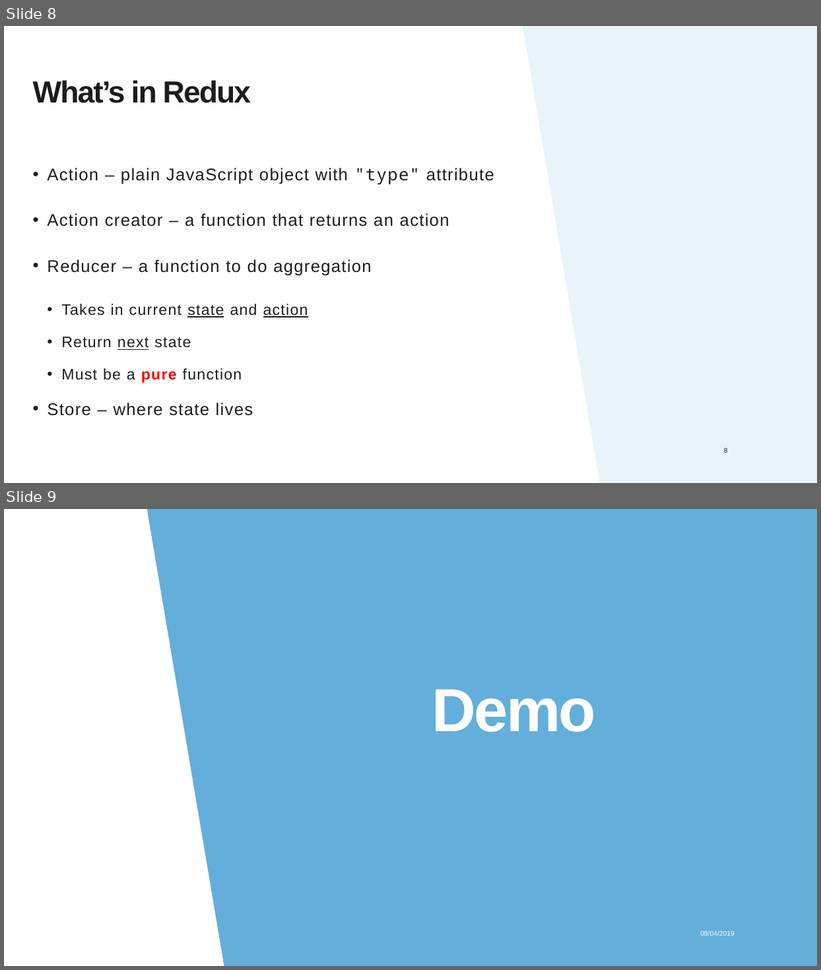
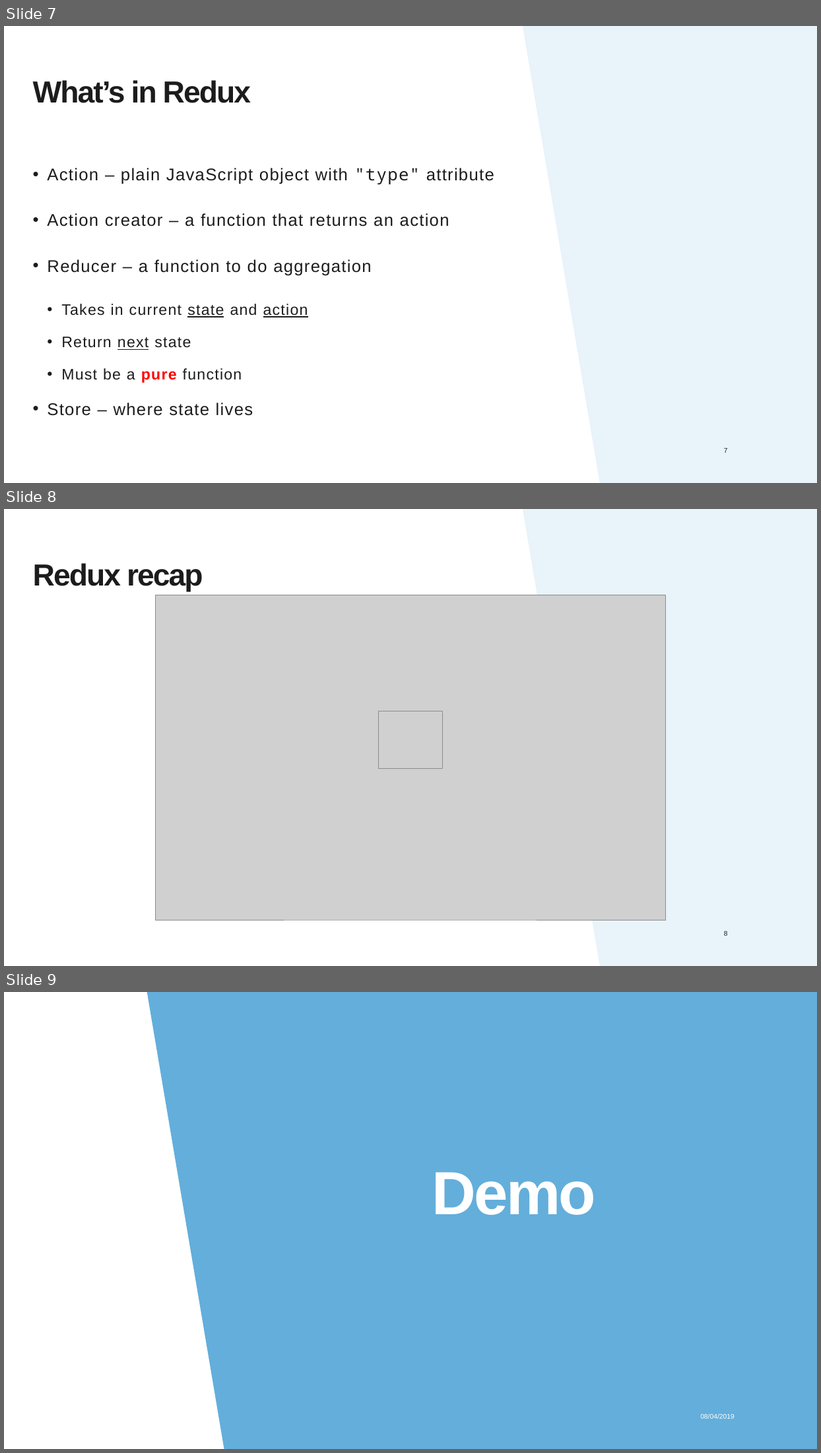
Before and after one commit to step-chew/redux-sharing, a slide deck: Redux.pptx. Shown one above the other, each under a label of ours: slides 8 and 9 before the commit, slides 7, 8 and 9 after it. The pictures are 821x970 and 821x1453 pixels, drawn with LibreOffice and Linux fonts; fonts in the diff are those of the drawing; grey boxes stand for pictures; background and template pictures are left out. Boxes give left, top, right and bottom in pixels: in the first picture for what was removed or moved away, otherwise in the second. Text is boxed around its words. In the diff, an @@ line names an element or a change of style, - is before the commit and + after.

```diff
--- a/Redux.pptx
+++ b/Redux.pptx
@@ slide 8 added at (x1=4, y1=509, x2=817, y2=966), background #FFFFFF; not listed: 1 template element that a slide beside it also shows @@
@@ title added at (x1=33, y1=563, x2=203, y2=592), 36 pt, text #1C1C1C, bold @@
+Redux recap
@@ picture added at (x1=155, y1=595, x2=666, y2=921) @@
@@ picture added at (x1=378, y1=712, x2=443, y2=769) @@
@@ page number added at (x1=711, y1=929, x2=741, y2=939), fill #E8F3FA, 8 pt, text #1C1C1C @@
+8
@@ what was slide 8 is now slide 7 @@
@@ page number at (x1=724, y1=448, x2=728, y2=453): text changed @@
-8
+7
```
Also in this commit, not shown: 2 slides changed, 1 other slide added, 1 slide removed.
